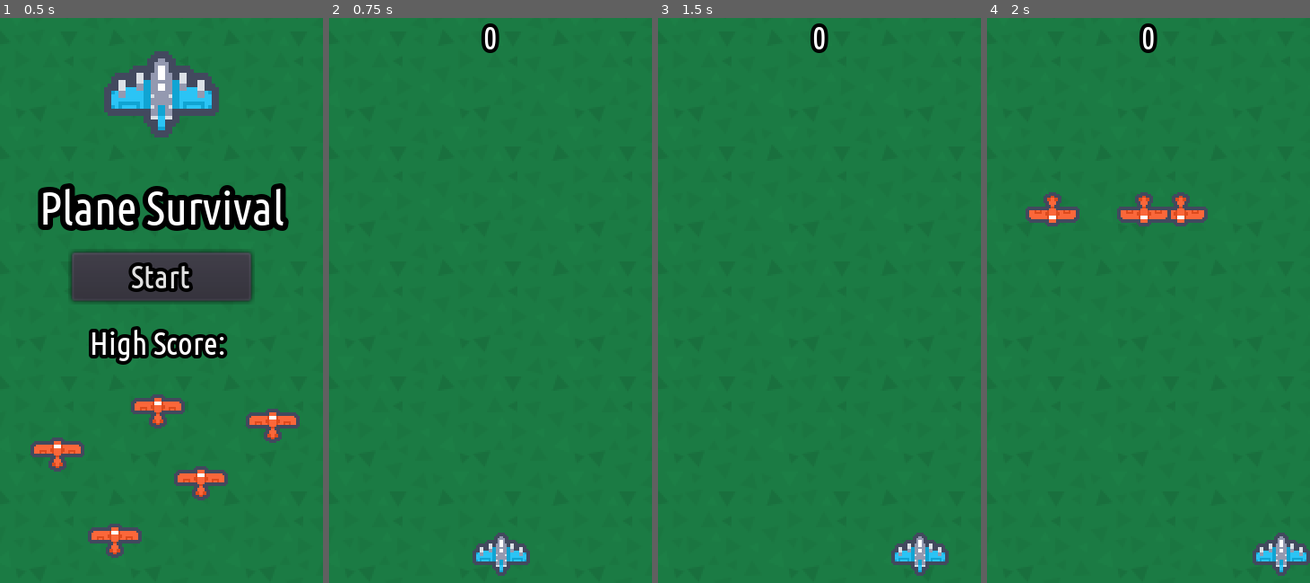
Above: before the commit, frames 1-4 (left to right).
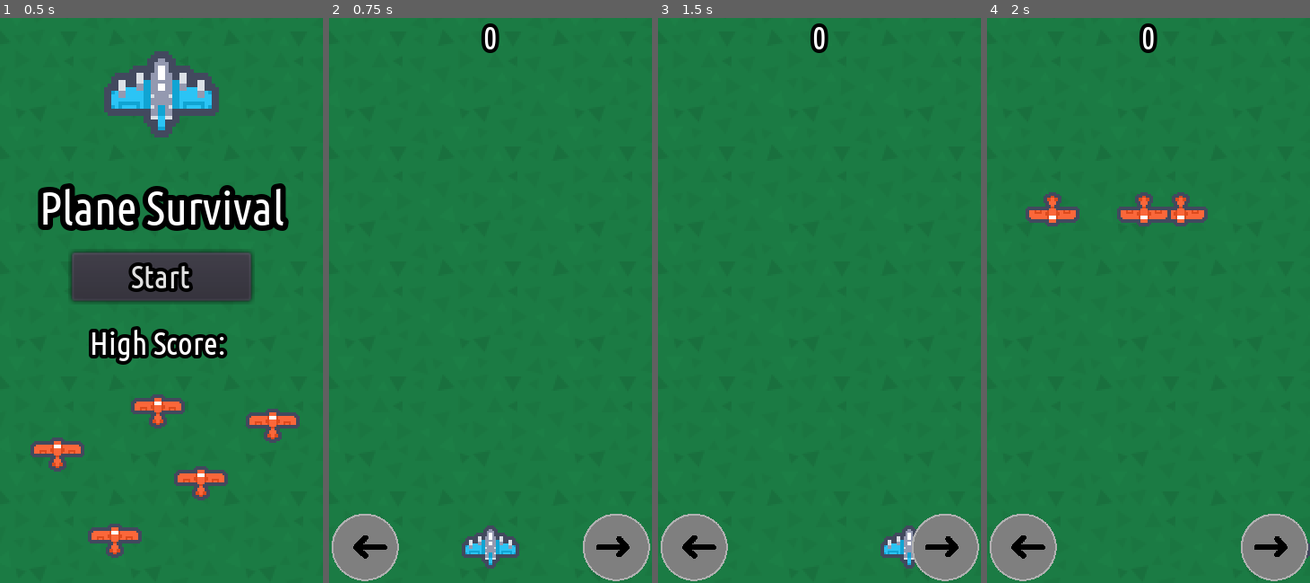
Above: after the commit, the same moments.

Repository: eggsnham07/PlaneRun
Game: Godot game, scene res://Scenes/Menu.tscn
Two runs of this game, one before a commit and one after it. Both use one fixed random seed, a clock stepped at 60 frames per second and the inputs below. Sound files missing from this copy of the repository are replaced by a short silence.
Inputs:
- Up to frame 1 (0.5 s): no input
- Up to frame 2 (0.75 s): click "Start" at 0.5 s
- Up to frame 3 (1.5 s): tap Enter at 1.25 s; hold Right (ui_right) from 1.28 s (still down)
- Up to frame 4 (2 s): keep holding Right (ui_right)

Frame 1 is identical in both runs. In frame 2, 4.9% of the frame differs, in the area x 0-100%, y 87-100%; in frame 3, 4.4%; in frame 4, 3.9%.
Error after the commit: Invalid operands 'Nil' and 'float' in operator '*'. (res://Scenes/World.gd:13)

Commit message:
Testing mobile controls

Diff:
--- a/Scenes/World.gd
+++ b/Scenes/World.gd
@@ -1,6 +1,21 @@
 extends Node
 
 export var EnemyScene: PackedScene
+
+var moving_left:bool = false
+var moving_right:bool = false
+
+func _process(delta):
+	var lr_i
+
+	if moving_left == true and moving_right == true: lr_i = 0
+	elif moving_right == true: lr_i = 1
+	elif moving_left == true: lr_i = -1
+
+	var new_position = $Player.position.x + lr_i * delta * $Player.speed
+	var half_width = $Player/Sprite.texture.get_width() / 2
+
+	$Player.position.x = clamp(new_position, half_width, 180 - half_width)
 
 func _on_SpawnTimer_timeout():
 	for i in 3:
@@ -23,3 +38,8 @@
 
 func _on_ExplosionSound_finished():
 	get_tree().change_scene("res://Scenes/Menu.tscn")
+
+
+
+func _on_MoveLeft_pressed():
+	pass # Replace with function body.
--- a/Scenes/World.tscn
+++ b/Scenes/World.tscn
@@ -8,6 +8,10 @@
 [ext_resource path="res://Assets/explosionCrunch_000.ogg" type="AudioStream" id=6]
 [ext_resource path="res://Assets/CustomFont.tres" type="DynamicFont" id=7]
 [ext_resource path="res://Scenes/ScoreLabel.gd" type="Script" id=8]
+[ext_resource path="res://Assets/RightArrow.png" type="Texture" id=9]
+[ext_resource path="res://Assets/LeftArrow.png" type="Texture" id=10]
+
+[sub_resource type="CircleShape2D" id=1]
 
 [node name="World" type="Node"]
 script = ExtResource( 3 )
@@ -16,7 +20,7 @@
 [node name="Sprite" parent="." instance=ExtResource( 1 )]
 
 [node name="Player" parent="." instance=ExtResource( 2 )]
-position = Vector2( 96, 304 )
+position = Vector2( 90, 300 )
 
 [node name="SpawnTimer" type="Timer" parent="."]
 autostart = true
@@ -42,6 +46,25 @@
 "_edit_use_anchors_": false
 }
 
+[node name="MoveLeft" type="TouchScreenButton" parent="CanvasLayer"]
+position = Vector2( 9.53674e-07, 280 )
+scale = Vector2( 0.2, 0.2 )
+normal = ExtResource( 10 )
+shape = SubResource( 1 )
+__meta__ = {
+"_edit_lock_": true
+}
+
+[node name="MoveRight" type="TouchScreenButton" parent="CanvasLayer"]
+position = Vector2( 140, 280 )
+scale = Vector2( 0.2, 0.2 )
+normal = ExtResource( 9 )
+shape = SubResource( 1 )
+__meta__ = {
+"_edit_lock_": true
+}
+
 [connection signal="died" from="Player" to="." method="_on_Player_died"]
 [connection signal="timeout" from="SpawnTimer" to="." method="_on_SpawnTimer_timeout"]
 [connection signal="finished" from="ExplosionSound" to="." method="_on_ExplosionSound_finished"]
+[connection signal="pressed" from="CanvasLayer/MoveLeft" to="." method="_on_MoveLeft_pressed"]
Binary file added: Assets/LeftArrow.png
Binary file added: Assets/RightArrow.png
Not shown: 1 places in Scenes/World.tscn that only renumber resources
Not shown, added: GIMP Saves/LeftArrow.xcf
Not shown, added: GIMP Saves/RightArrow.xcf
Not shown, changed: HTML/index.html
Not shown, changed: HTML/index.pck
